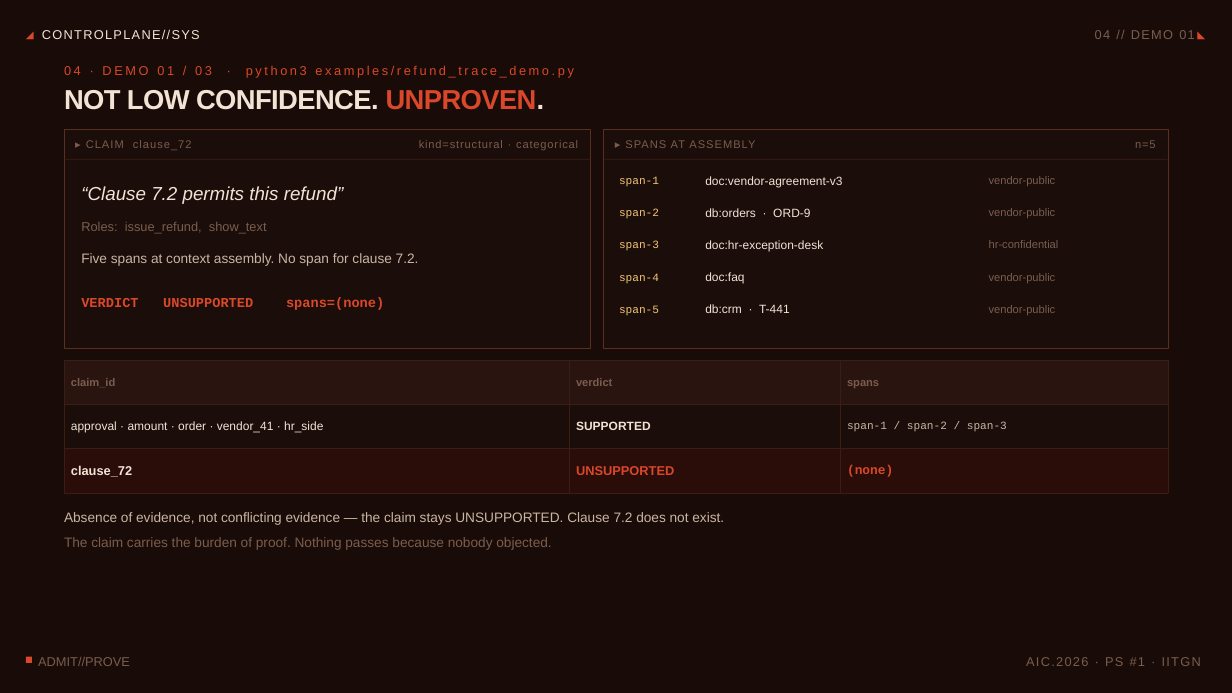
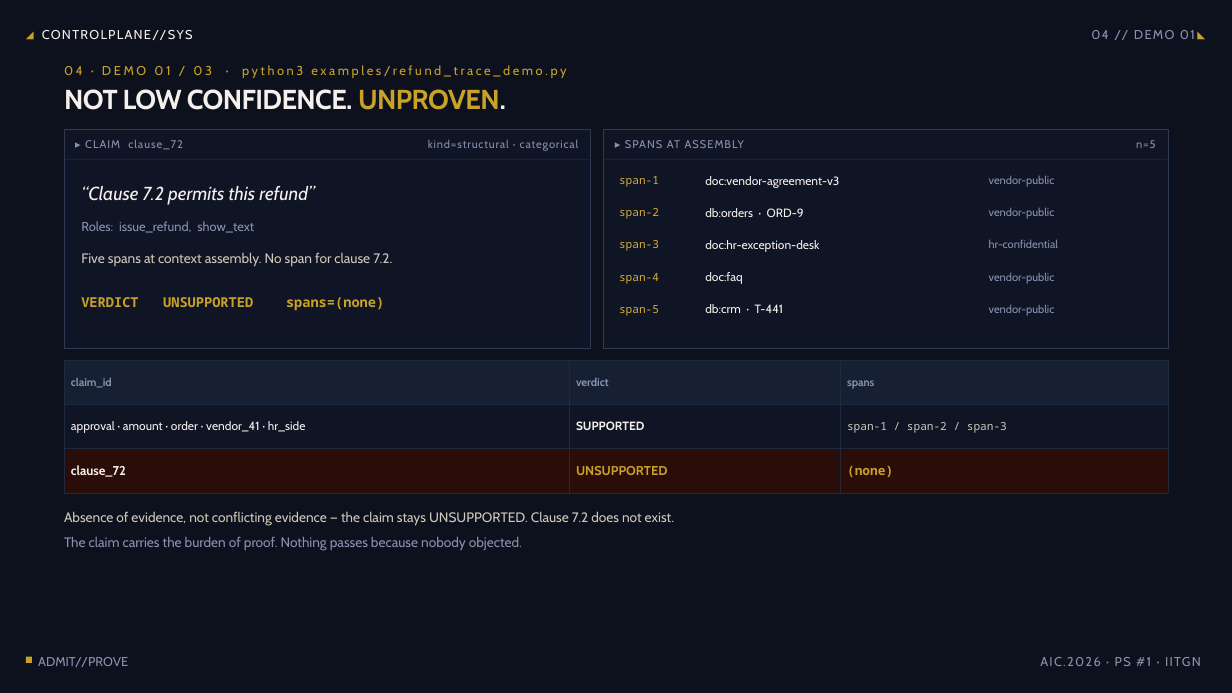
Before and after one commit to Srujan0798/controlplane-ai, a slide deck: slide 5 of submission/ControlPlane_Round2_Pitch.pptx. Drawn at 1232x693 pixels with LibreOffice and Linux fonts; fonts in the diff are those of the drawing. Boxes give left, top, right and bottom in pixels: in the first picture for what was removed or moved away, otherwise in the second. Text is boxed around its words. In the diff, an @@ line names an element or a change of style, - is before the commit and + after.

Commit message:
DESIGN: professional PPTX redesign (navy/gold), rebuilt PDFs with improved styling, video with professional voice audio (edge-tts), archive unnecessary internal docs (agent prompts, superpowers specs, competitive defense docs), clean messy video work files. Portal submission artifacts verified.

```diff
--- a/submission/ControlPlane_Round2_Pitch.pptx
+++ b/submission/ControlPlane_Round2_Pitch.pptx
@@ background #120806 to #0B0F1A @@
@@ rectangle at bbox=[0, 0, 1232, 693]: fill #2A120C at 30% opacity to #12182A at 30% opacity @@
@@ font Arial to Cabin, text colour #D9482A to #C9A227 in 3 elements at bbox=[64, 65, 566, 78], bbox=[26, 27, 40, 43], bbox=[1198, 27, 1212, 43] @@
@@ text "NOT LOW CONFIDENCE. UNPROVEN." at bbox=[64, 89, 506, 110]: font Arial to Cabin; text colour #F2E3D5 to #F5F0EB in "NOT LOW CONFIDENCE. UNPROVEN."; text colour #D9482A to #C9A227 in "UNPROVEN." @@
@@ rectangle at bbox=[64, 129, 591, 348]: fill #1A0D0A to #0F1525; outline #5A2E20 0.68 pt to #2D3A52 0.68 pt @@
@@ rectangle at bbox=[604, 129, 1168, 348]: fill #1A0D0A to #0F1525; outline #5A2E20 0.68 pt to #2D3A52 0.68 pt @@
@@ rectangle at bbox=[65, 159, 590, 160]: fill #3A1E16 to #1E2A3D @@
@@ rectangle at bbox=[604, 159, 1167, 160]: fill #3A1E16 to #1E2A3D @@
@@ text "Five spans at context assembly. ..." at bbox=[81, 252, 392, 267]: font Arial to Cabin, text colour #C9B5A3 to #D0C8B8 @@
@@ text "VERDICT UNSUPPORTED spans=(none)" at bbox=[81, 297, 384, 311]: font Courier New to Noto Sans Mono, text colour #D9482A to #C9A227 @@
@@ font Courier New to Noto Sans Mono, text colour #F2C572 to #D4AF37 in 5 elements at bbox=[619, 176, 659, 187], bbox=[619, 208, 659, 219], bbox=[619, 240, 659, 251], bbox=[619, 273, 659, 284], bbox=[619, 305, 659, 316] @@
@@ font Arial to Cabin, text colour #F2E3D5 to #F5F0EB in 7 elements at bbox=[168, 30, 193, 39], bbox=[81, 186, 314, 205], bbox=[705, 176, 839, 188], bbox=[705, 208, 804, 217], bbox=[705, 240, 819, 252], bbox=[705, 272, 742, 284], bbox=[705, 304, 784, 313] @@
@@ table at bbox=[64, 360, 1168, 493] @@
@@ fill #2A140F to #162032 in row 1 @@
@@ fill #1A0D0A to #0F1525 in row 2 @@
@@ font Arial to Cabin in "claim_id", "verdict", "spans", "approval · amount · order · vendor_41 ..." and 3 more places @@
@@ text colour #7A5D4E to #8892B0 in "claim_id", "verdict", "spans" @@
@@ text colour #F2E3D5 to #F5F0EB in "approval · amount · order · vendor_41 ...", "SUPPORTED", "clause_72" @@
@@ font Courier New to Noto Sans Mono in "span-1 / span-2 / span-3", "(none)" @@
@@ text colour #C9B5A3 to #D0C8B8 in "span-1 / span-2 / span-3" @@
@@ text colour #D9482A to #C9A227 in "UNSUPPORTED", "(none)" @@
@@ borders changed @@
@@ text "Absence of evidence, not conflicting ..." at bbox=[64, 511, 674, 526]: font Arial to Cabin, text colour #C9B5A3 to #D0C8B8 @@
@@ font Arial to Cabin, text colour #7A5D4E to #8892B0 in 14 elements at bbox=[1091, 30, 1195, 39], bbox=[38, 657, 128, 667], bbox=[1040, 657, 1201, 666], bbox=[85, 139, 183, 150], bbox=[428, 140, 579, 151], bbox=[81, 221, 254, 233], bbox=[625, 140, 744, 148], bbox=[1136, 140, 1155, 148], bbox=[989, 175, 1055, 187], bbox=[989, 207, 1055, 219], bbox=[989, 239, 1058, 248], bbox=[989, 272, 1055, 284], bbox=[989, 304, 1055, 316], bbox=[64, 537, 522, 551] @@
@@ rectangle at bbox=[26, 657, 32, 663]: fill #D9482A to #C9A227 @@
```
Also in this commit, not shown: 13 other slides changed, 20 other files.
